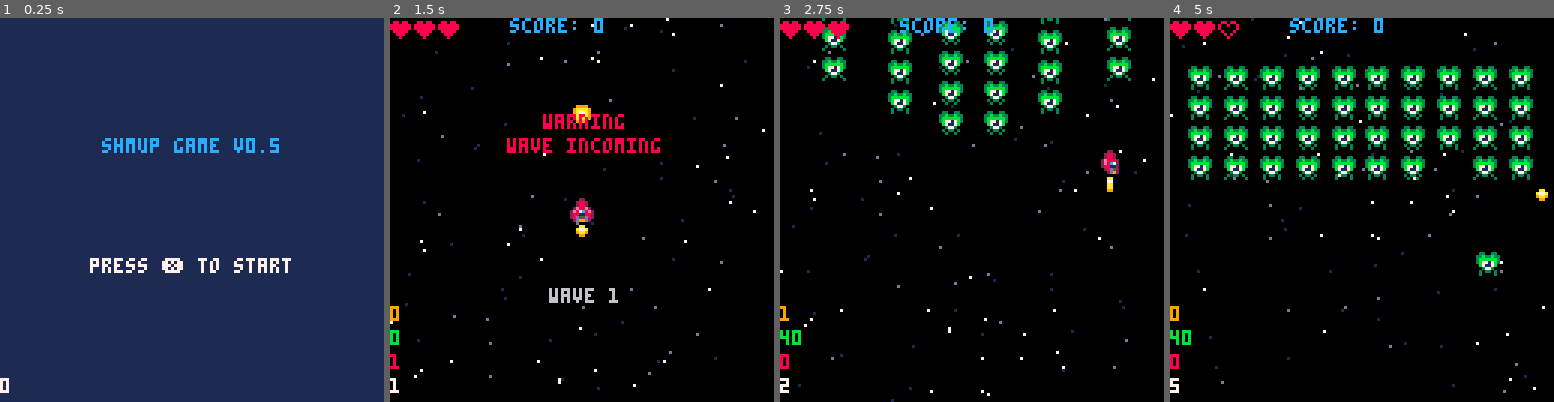
Above: before the commit, frames 1-4 (left to right).
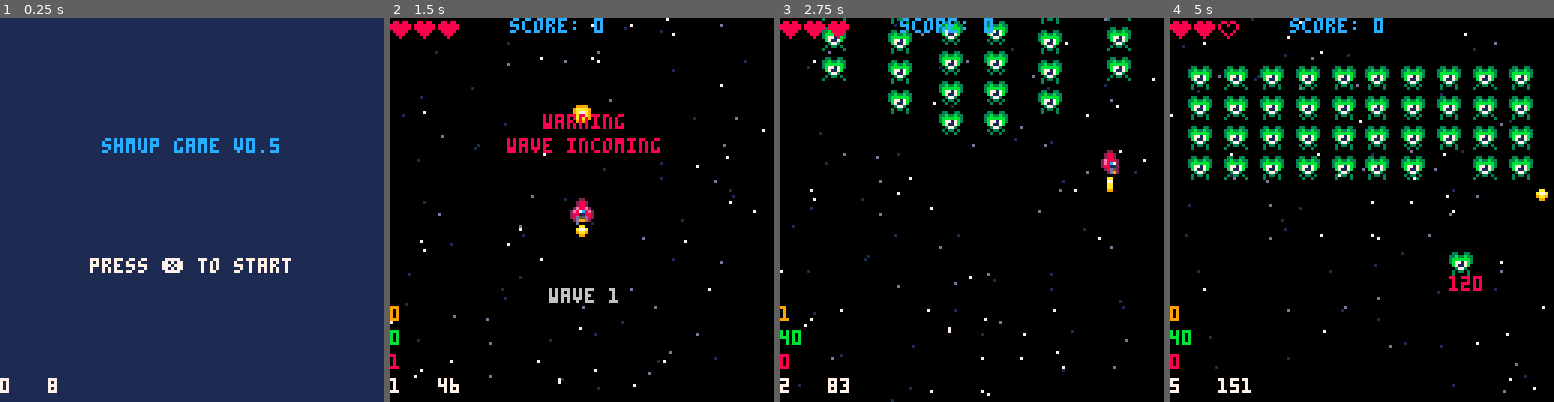
Above: after the commit, the same moments.

Repository: sirchras/p8-shmup
Game: PICO-8 cartridge shmup.p8
Same seed, same stepped clock (60 frames per second), same inputs: the game is played once before the commit and once after it.
Inputs:
- Up to frame 1 (0.25 s): no input
- Up to frame 2 (1.5 s): tap X (X key) at 0.33, 1.07 s; tap O (Z key) at 0.7 s
- Up to frame 3 (2.75 s): hold Right 1.6-2.1 s; tap O (Z key) at 1.7, 2.1, 2.5 s; tap X (X key) at 1.85 s; hold Up 2.15-2.42 s; hold Right from 2.47 s (still down)
- Up to frame 4 (5 s): tap O (Z key) every 0.4 s from 2.9 to 4.9 s; tap X (X key) at 2.97, 4.08 s; release Right at 3.03 s; hold Left 3.08-3.58 s; hold Down 3.63-3.97 s; hold Right 4.02-4.68 s; hold Up from 4.73 s (still down)

The runs differ from the first frame. In frame 1, less than 0.1% of the frame differs, in the area x 12-15%, y 93-98%; in frame 2, 0.1%; in frame 3, 0.1%; in frame 4, 0.9%, in the area x 12-86%, y 60-98%.

Commit message:
fix atkfreq inconsistency
- at least for now

Diff:
--- a/shmup.p8
+++ b/shmup.p8
@@ -15,6 +15,8 @@
 		--load start screen
 		startscrn()
 --		setbtnpdelay()
+		--debug
+--		frame=0
 	end
 
 	function _update()
@@ -32,6 +34,8 @@
 			end
 		end
 		update[state]()
+		--debug
+--		frame+=1
 	end
 
 	function _draw()
@@ -50,6 +54,7 @@
 --		print("♥",0,12,2) --7x5 px
 		--debug time
 		print(flr(time()),0,120,7)
+		print(flr(time()*30),16,120,7)
 		--debug game objs and fx
 		if (bullets) print(#bullets,0,112,8)
 		if (enemies) print(#enemies,0,104,11)
@@ -183,13 +188,13 @@
 		end
 	end
 	--select enemy to attack
-	local fr=time()*30
+	local fr=ceil(time()*30) --idk why ceil works here but flr doesn't
 	if #enemies>0 and fr%atkfreq==0 then
 		local e=selectenemy()
 		if e and e.act==e.hold then
 			e.act=e.atk
 			--debug
---			e.frame=fr
+			e.frame=fr
 		end
 	end
 	--anim fx
@@ -776,7 +781,7 @@
 --	local adv=(self.act==self.adv)
 --	local hold=(self.act==self.hold)
 --	print(hold and "y" or "n",self.x,self.y+8,8)
---	if (self.frame) print(self.frame,self.x,self.y+8,8)
+	if (self.frame) print(self.frame,self.x,self.y+8,8)
 --	if (self.act==self.atk) print(self.dx,self.x,self.y+8,8)
 end
 function enemy:flash()
@@ -825,8 +830,10 @@
 --end
 function green:atk()
 --	local dx=sin(time()*30/20)
-	local d,dx=p.x-self.x
-	dx=sgn(d)*min(abs(d),20)/30
+	local d,dx=p.x-self.x,0
+	if self.y<p.y then
+		dx=sgn(d)*min(abs(d),20)/30
+	end
 	dx+=sin(time()*30/20)
 --	self.dx=dx --dbugging
 	local dy=1
